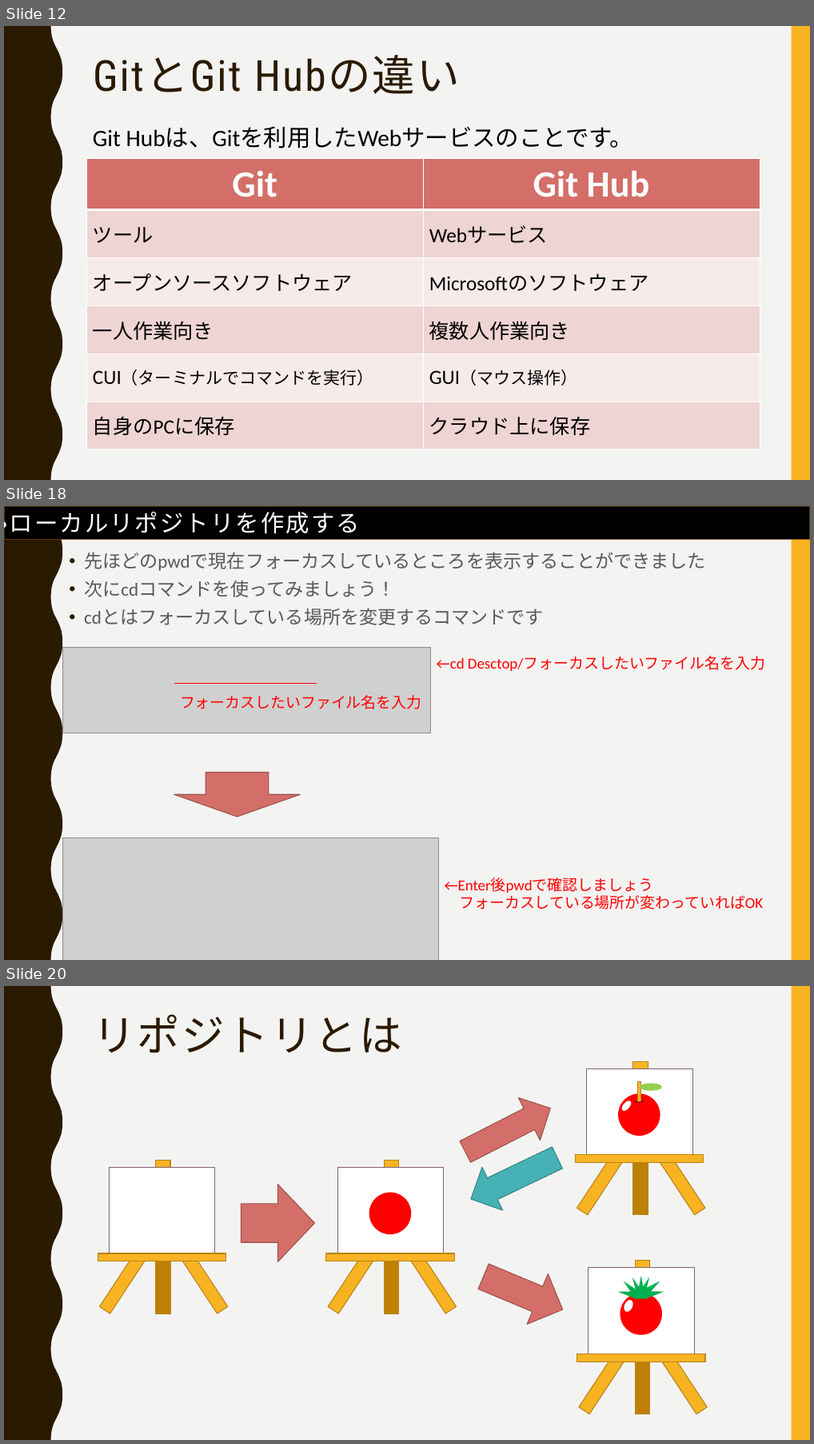
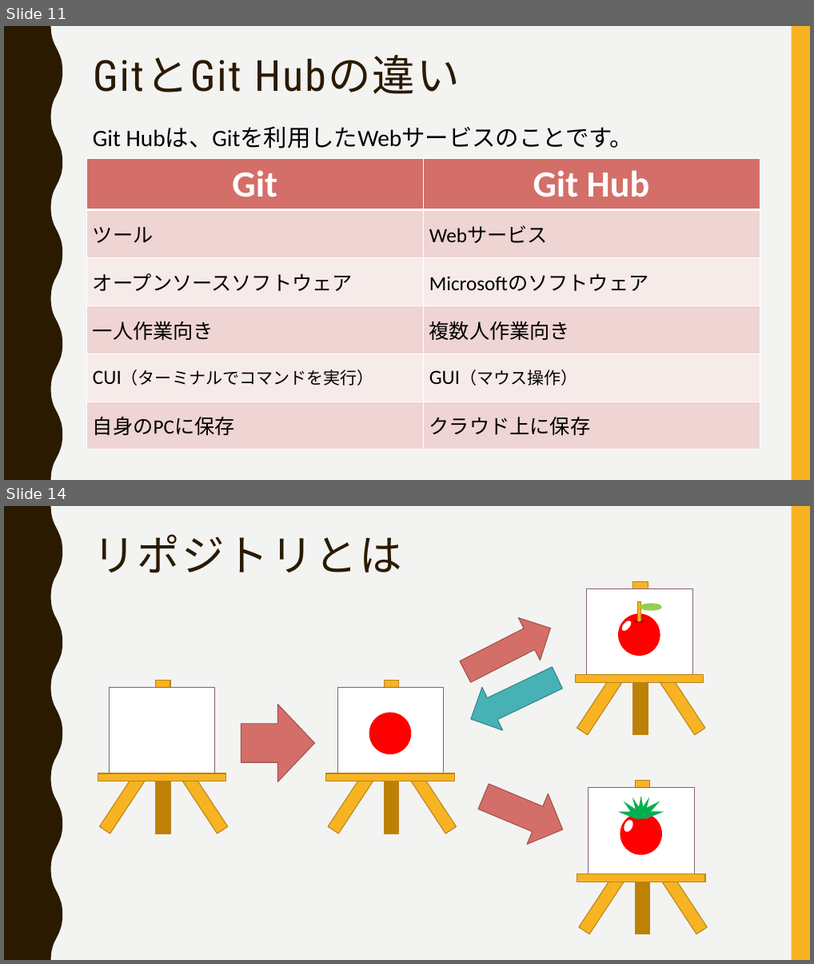
Before and after one commit to FIY24554/git_test, a slide deck: githubについて.pptx. Shown one above the other, each under a label of ours: slides 12, 18 and 20 before the commit, slides 11 and 14 after it; the slides between them are not shown. The pictures are 814x1444 and 814x964 pixels, drawn with LibreOffice and Linux fonts; fonts in the diff are those of the drawing; grey boxes stand for pictures. Boxes give left, top, right and bottom in pixels: in the first picture for what was removed or moved away, otherwise in the second. Text is boxed around its words. In the diff, an @@ line names an element or a change of style, - is before the commit and + after.

```diff
--- a/githubについて.pptx
+++ b/githubについて.pptx
@@ slide 18 removed at box(4, 506, 810, 960), background #F3F3F2; not listed: 2 template elements that a slide beside it also shows @@
@@ rectangle removed at box(4, 506, 810, 540) @@
@@ text removed at box(4, 508, 360, 538) @@
-・ローカルリポジトリを作成する
@@ text removed at box(84, 552, 706, 625) @@
-• 先ほどのpwdで現在フォーカスしているところを表示することができました
-• 次にcdコマンドを使ってみましょう！
-• cdとはフォーカスしている場所を変更するコマンドです
@@ picture removed at box(63, 647, 431, 732) @@
@@ text removed at box(437, 656, 766, 671) @@
-←cd Desctop/フォーカスしたいファイル名を入力
@@ line removed from (174, 684) to (317, 684) @@
@@ text removed at box(180, 695, 422, 709) @@
-フォーカスしたいファイル名を入力
@@ down arrow removed at box(174, 772, 301, 816) @@
@@ picture removed at box(63, 837, 439, 960) @@
@@ text removed at box(445, 877, 763, 909) @@
-←Enter後pwdで確認しましょう
-フォーカスしている場所が変わっていればOK
@@ what was slide 12 is now slide 11 @@
@@ what was slide 20 is now slide 14 @@
```
Also in this commit, not shown: 1 slide changed, 5 other slides removed.
